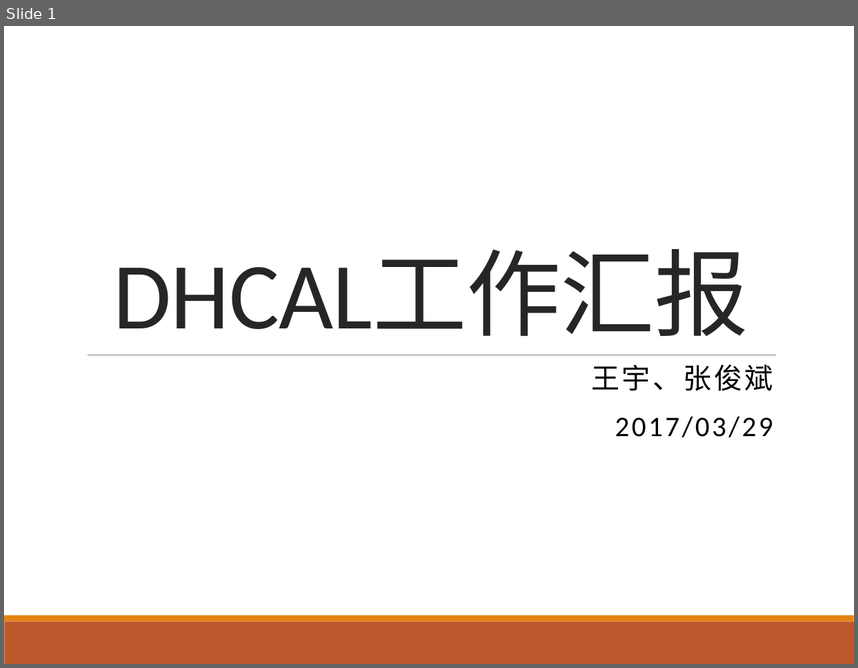
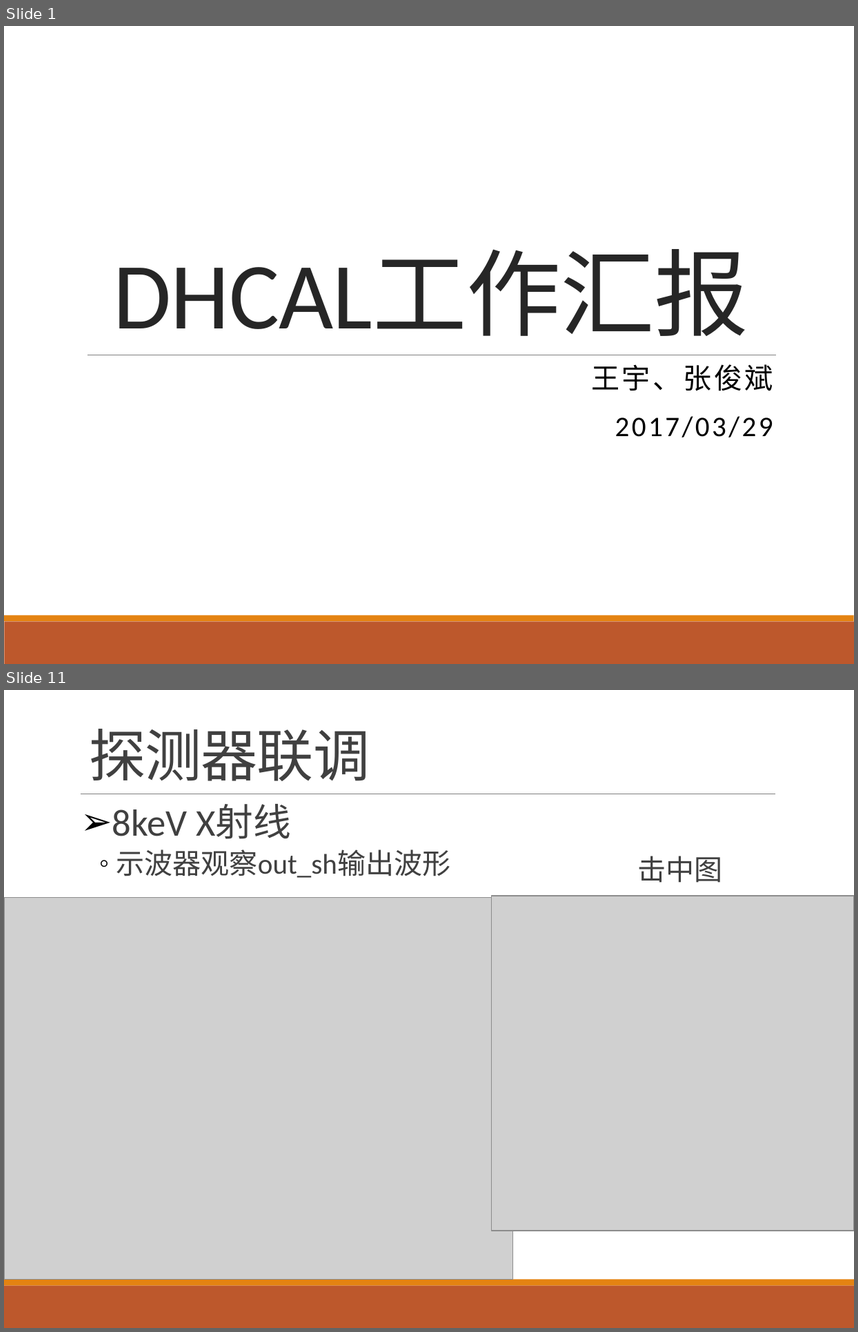
Before and after one commit to wyu0725/SDHCAL_DAQ, a slide deck: Slides/SDHCAL_20170329.pptx. Shown one above the other, each under a label of ours: slide 1 before the commit, slides 1 and 11 after it; the slides between them are not shown. The pictures are 858x668 and 858x1332 pixels, drawn with LibreOffice and Linux fonts; fonts in the diff are those of the drawing; grey boxes stand for pictures. Boxes give left, top, right and bottom in pixels: in the first picture for what was removed or moved away, otherwise in the second. Text is boxed around its words. In the diff, an @@ line names an element or a change of style, - is before the commit and + after.

```diff
--- a/Slides/SDHCAL_20170329.pptx
+++ b/Slides/SDHCAL_20170329.pptx
@@ slide 11 added at [4,690,854,1328], background #FFFFFF; not listed: 2 template elements that a slide beside it also shows @@
@@ title added at [89,729,370,781], 48 pt, text #404040 @@
+探测器联调
@@ line added from (81, 793) to (775, 793), #808080 0.5 pt @@
@@ text added at [112,805,451,878], 24 pt, text #404040 @@
+➢ 8keV X射线
+  ◦ 示波器观察out_sh输出波形
@@ text added at [637,856,722,883], 24 pt, text #404040 @@
+击中图
@@ picture added at [491,896,854,1231] @@
@@ picture added at [4,898,513,1279] @@
```
Also in this commit, not shown: 12 other slides added, 1 slide removed, 6 other files.
